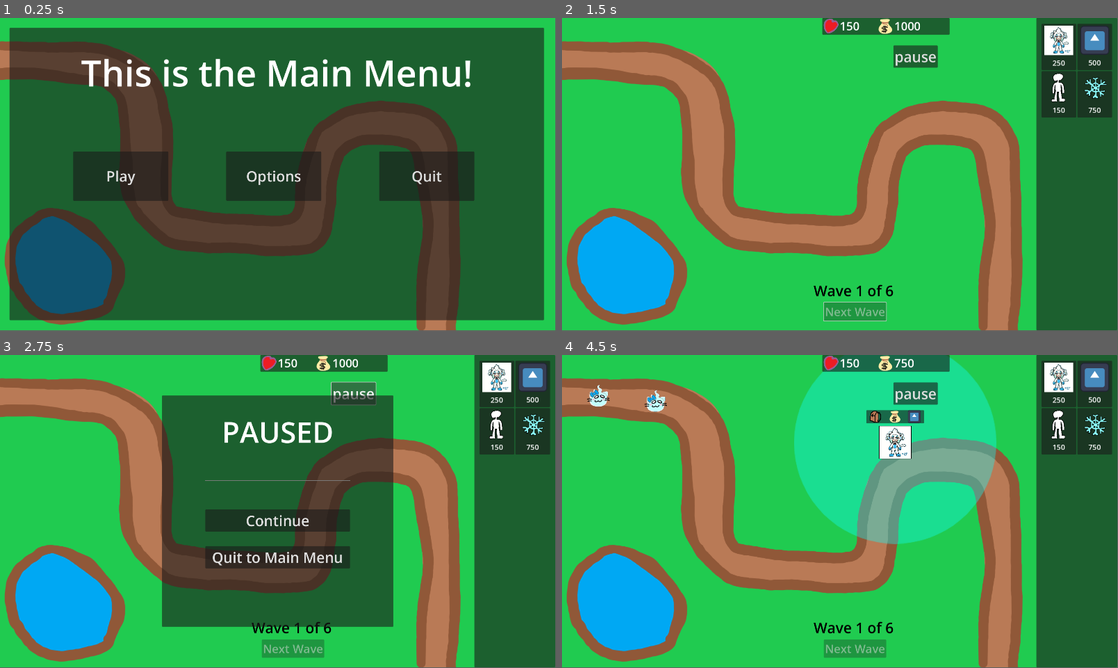
Above: before the commit, frames 1-4 (two rows, left to right).
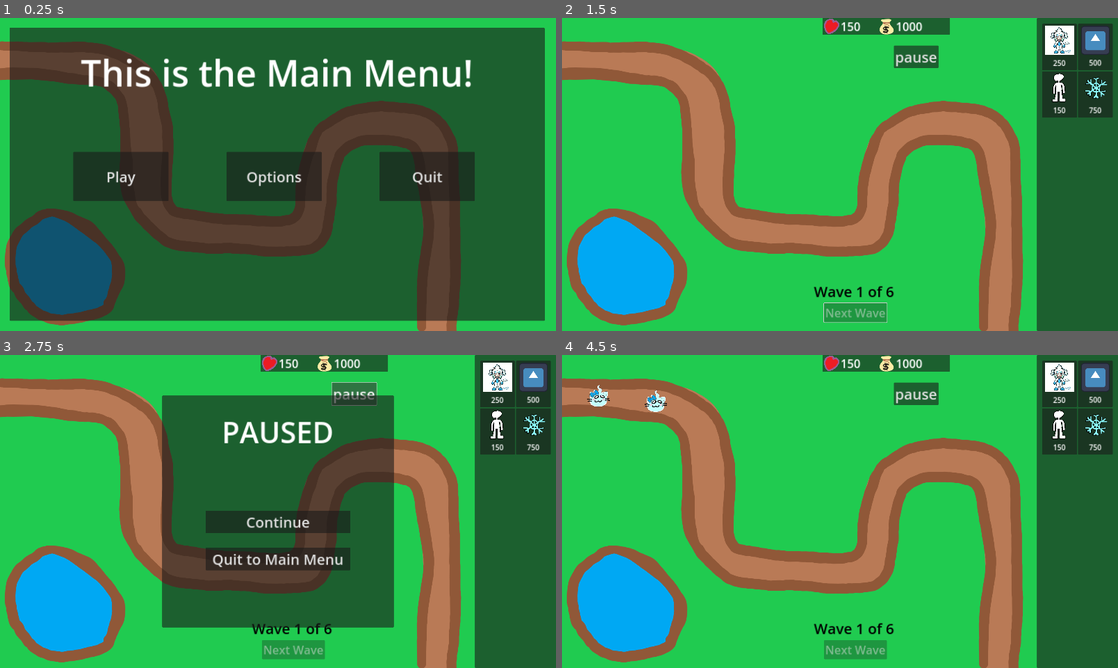
Above: after the commit, the same moments.

Repository: VitaminTree/Minki-Tower-Defense
Game: Godot game, scene res://UI/MainMenu.tscn
Two runs of this game, one before a commit and one after it. Both use one fixed random seed, a clock stepped at 60 frames per second and the inputs below. The engine's default icon, where the game draws it, is replaced by a stand-in: a white triangle on a blue panel in a dark square.
Inputs (mouse positions are in pixels of both pictures, inside the frame that each line leads up to):
- Up to frame 1 (0.25 s): no input
- Up to frame 2 (1.5 s): click "Play" at 0.5 s; click "Next Wave" at 1.25 s
- Up to frame 3 (2.75 s): click "pause" at 2 s
- Up to frame 4 (4.5 s): click "Continue" at 2.75 s; drag from (1056, 383) to (895, 442) at 3.52 s; drag from (895, 442) to (812, 574) at 4.27 s
In our replay, the window is 799x449 before the commit and 800x450 after it. These sizes can differ from the game's own. Grey fills any space a smaller window leaves; there, only what the larger window draws over its background counts as a difference.

The runs differ from the first frame. In frame 1, 2.2% of the frame differs, in the area x 0-98%, y 3-100%; in frame 2, 2.9%; in frame 3, 4.2%; in frame 4, 20%, in the area x 0-100%, y 0-100%.

Commit message:
Game elements scale with window size changes

Diff:
--- a/Scripts/TowerPanel.gd
+++ b/Scripts/TowerPanel.gd
@@ -44,6 +44,8 @@
 		add_child(tempTower)
 		tempTower.process_mode = Node.PROCESS_MODE_DISABLED
 
+	# When the window is scaled, event.global_position in this block returns coordinates as if the window were
+	# the original resolution (output is scaled)
 	elif event is InputEventMouseMotion and event.button_mask == 1: # left mouse button click and drag
 		if get_child_count() > 1:
 			get_child(1).global_position = event.global_position
@@ -56,16 +58,20 @@
 			else:
 				get_child(1).get_node("Area").add_theme_stylebox_override("panel", red)
 
+	# When the window is scaled, event.global_position in this block returns the absolute coordinates of the
+	# event location, without any scaling.
 	elif event is InputEventMouseButton and event.button_mask == 0: # left OR right mouse button release
 		if get_child_count() > 1:
 			get_child(1).queue_free()
-		if event.global_position.x < 1640 and validClick and not overWater and not overPath:
+
+		var x_ratio: float = get_window().get_size().x / float(1920)
+		if event.global_position.x < 1640 * x_ratio and validClick and not overWater and not overPath:
 
 			tempTower.visible = true
 			var path = get_tree().get_root().get_node("Main/Towers")
 
 			path.add_child(tempTower)
-			tempTower.global_position = event.global_position
+			tempTower.global_position = get_viewport().get_mouse_position()
 			tempTower.get_node("Area").hide()
 			tempTower.get_node("BulletRangeVisual").hide()
 
--- a/project.godot
+++ b/project.godot
@@ -27,6 +27,8 @@
 
 window/size/viewport_width=1920
 window/size/viewport_height=1080
+window/stretch/mode="canvas_items"
+window/stretch/aspect="ignore"
 
 [rendering]
 
